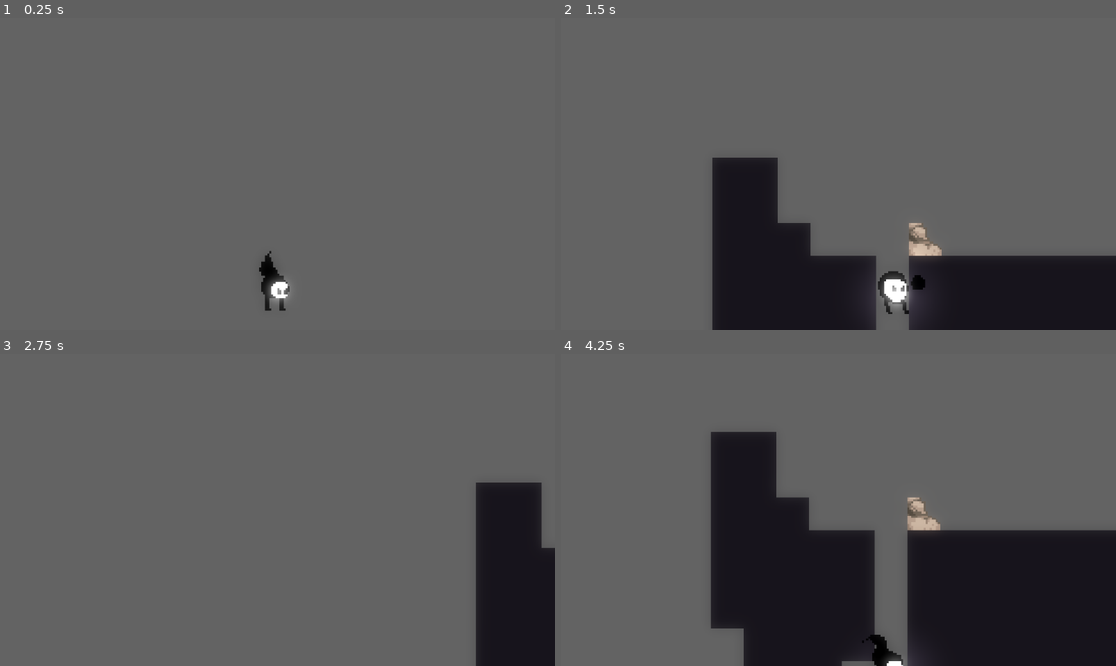
Above: before the commit, frames 1-4 (two rows, left to right).
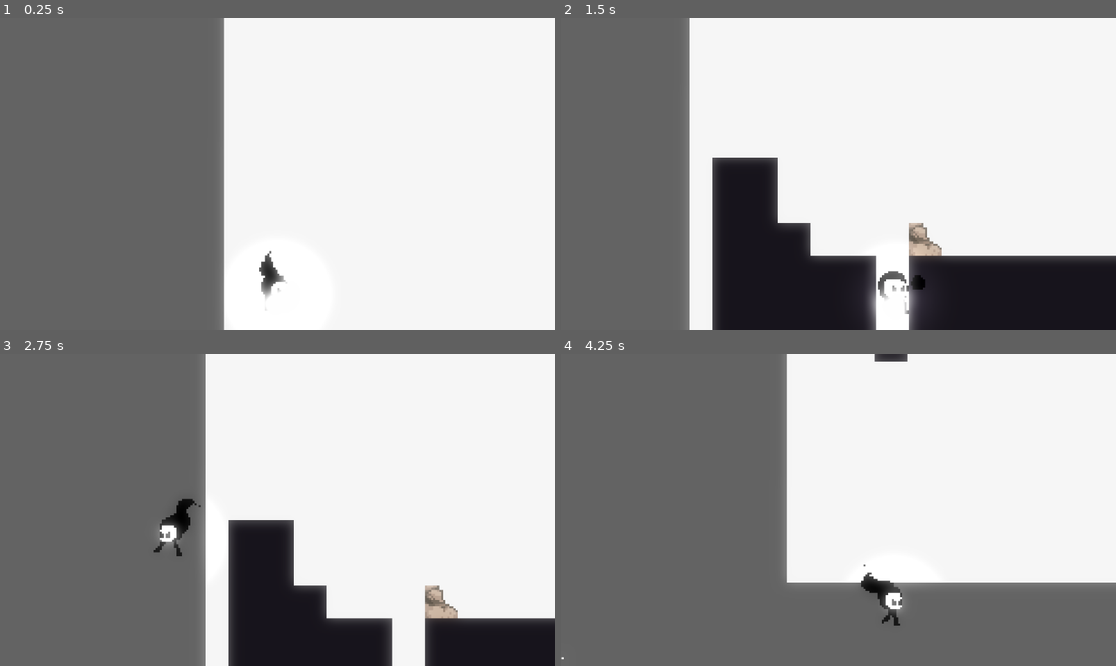
Above: after the commit, the same moments.

Repository: SirDroffilc/Global-Game-Jam-Kamiyon-Studios
Game: Godot game, scene res://scenes/stages/stage_1.tscn
Two runs of this game, one before a commit and one after it. Both use one fixed random seed, a clock stepped at 60 frames per second and the inputs below. This scene is started directly instead of the project's main scene.
Inputs (mouse positions are in pixels of both pictures, inside the frame that each line leads up to):
- Up to frame 1 (0.25 s): no input
- Up to frame 2 (1.5 s): move the mouse to (960, 158) at 0.52 s; press the mouse at (960, 158) at 0.53 s; hold D (move_right) from 0.53 s (still down); tap Space (jump) at 0.77 s; move the mouse to (727, 189) at 1.27 s; release the mouse at (727, 189) at 1.28 s; click (727, 189) at 1.35 s
- Up to frame 3 (2.75 s): tap Space (jump) at 1.52 s; move the mouse to (333, 441) at 2.02 s; release D (move_right) at 2.03 s; press the mouse at (333, 441) at 2.03 s; hold A (move_left) from 2.03 s (still down); tap C (dash) at 2.1 s
- Up to frame 4 (4.25 s): move the mouse to (810, 572) at 2.77 s; release A (move_left) at 2.78 s; release the mouse at (810, 572) at 2.78 s; hold D (move_right) from 2.78 s (still down); click (810, 572) at 2.85 s; tap Space (jump) at 3.02, 3.77 s; move the mouse to (1005, 556) at 3.52 s; press the mouse at (1005, 556) at 3.53 s

The runs differ from the first frame. In frame 1, 60% of the frame differs, in the area x 40-100%, y 0-100%; in frame 2, 57%; in frame 3, 62%; in frame 4, 67%, in the area x 0-100%, y 0-100%.

Commit message:
death animation

Diff:
--- a/project.godot
+++ b/project.godot
@@ -15,7 +15,7 @@
 [application]
 
 config/name="Global Game Jam"
-run/main_scene="uid://cbrqg3p4k3s3n"
+run/main_scene="uid://c3emj4ho0t73a"
 config/features=PackedStringArray("4.6", "Forward Plus")
 boot_splash/show_image=false
 boot_splash/use_filter=false
--- a/scenes/enemies/enemy_1.tscn
+++ b/scenes/enemies/enemy_1.tscn
@@ -263,11 +263,13 @@
 collision_layer = 64
 collision_mask = 28
 script = ExtResource("1_lsxte")
+base_health = 100
+damage = 10
 
 [node name="AnimatedSprite2D" type="AnimatedSprite2D" parent="." unique_id=713817366]
 position = Vector2(0, -16)
 sprite_frames = SubResource("SpriteFrames_hp0oe")
-animation = &"death"
+animation = &"attack"
 autoplay = "idle"
 
 [node name="CollisionShape2D" type="CollisionShape2D" parent="." unique_id=1633565539]
--- /dev/null
+++ b/scenes/players/death_state.gd
@@ -0,0 +1,25 @@
+extends State
+
+func enter() -> void:
+	# 1. Stop all current momentum
+	parent.velocity = Vector2.ZERO
+
+	# 2. Play the death animation
+	# This uses your play_animation logic which handles light/dark suffixes
+	parent.play_animation("death")
+
+	# 3. Disable the hitbox just in case it was active
+	parent.hitbox_shape.disabled = true
+
+	print(">>> PLAYER STATE: Entered Death State")
+
+@warning_ignore("unused_parameter")
+func process_physics(delta: float) -> State:
+	# 4. Meticulous Logic: Keep velocity at zero during the animation
+	# This prevents gravity or external forces from sliding the corpse.
+	parent.velocity = Vector2.ZERO
+	parent.move_and_slide()
+	return null
+
+# Note: We don't transition out of this state via process_physics.
+# The Level/Stage script will handle the move_to_checkpoint call.
--- a/scenes/players/player.tscn
+++ b/scenes/players/player.tscn
@@ -15,6 +15,7 @@
 [ext_resource type="Script" uid="uid://dlraub0o0jqin" path="res://scripts/attack_state.gd" id="9_yl2j2"]
 [ext_resource type="Script" uid="uid://n80882fu15ah" path="res://scripts/shoot_state.gd" id="10_es4m5"]
 [ext_resource type="Script" uid="uid://dmlwh5v5e23dq" path="res://scenes/players/dash_state.gd" id="15_vjh8g"]
+[ext_resource type="Script" uid="uid://0b3acg44ji2a" path="res://scenes/players/death_state.gd" id="16_f1232"]
 
 [sub_resource type="AtlasTexture" id="AtlasTexture_dajw2"]
 atlas = ExtResource("2_vjh8g")
@@ -175,6 +176,30 @@
 [sub_resource type="AtlasTexture" id="AtlasTexture_v5uka"]
 atlas = ExtResource("6_vjh8g")
 region = Rect2(0, 32, 32, 32)
+
+[sub_resource type="AtlasTexture" id="AtlasTexture_vjh8g"]
+atlas = ExtResource("2_vjh8g")
+region = Rect2(0, 0, 32, 32)
+
+[sub_resource type="AtlasTexture" id="AtlasTexture_fqtr3"]
+atlas = ExtResource("2_vjh8g")
+region = Rect2(32, 0, 32, 32)
+
+[sub_resource type="AtlasTexture" id="AtlasTexture_hjlhr"]
+atlas = ExtResource("2_vjh8g")
+region = Rect2(64, 0, 32, 32)
+
+[sub_resource type="AtlasTexture" id="AtlasTexture_7tpj5"]
+atlas = ExtResource("2_vjh8g")
+region = Rect2(96, 0, 32, 32)
+
+[sub_resource type="AtlasTexture" id="AtlasTexture_uf77t"]
+atlas = ExtResource("2_vjh8g")
+region = Rect2(128, 0, 32, 32)
+
+[sub_resource type="AtlasTexture" id="AtlasTexture_dgvqg"]
+atlas = ExtResource("2_vjh8g")
+region = Rect2(160, 0, 32, 32)
 
 [sub_resource type="AtlasTexture" id="AtlasTexture_pf4la"]
 atlas = ExtResource("3_mh0hk")
@@ -578,6 +603,29 @@
 "loop": true,
 "name": &"dash_light",
 "speed": 5.0
+}, {
+"frames": [{
+"duration": 1.0,
+"texture": SubResource("AtlasTexture_vjh8g")
+}, {
+"duration": 1.0,
+"texture": SubResource("AtlasTexture_fqtr3")
+}, {
+"duration": 1.0,
+"texture": SubResource("AtlasTexture_hjlhr")
+}, {
+"duration": 1.0,
+"texture": SubResource("AtlasTexture_7tpj5")
+}, {
+"duration": 1.0,
+"texture": SubResource("AtlasTexture_uf77t")
+}, {
+"duration": 1.0,
+"texture": SubResource("AtlasTexture_dgvqg")
+}],
+"loop": false,
+"name": &"death",
+"speed": 10.0
 }, {
 "frames": [{
 "duration": 1.0,
@@ -1151,6 +1199,9 @@
 run_state = NodePath("../RunState")
 animation_name = "shoot"
 
+[node name="DeathState" type="Node" parent="StateMachine" unique_id=482105472]
+script = ExtResource("16_f1232")
+
 [node name="PointLight2D" type="PointLight2D" parent="." unique_id=2100532177]
 position = Vector2(0, -8)
 energy = 2.13
--- a/scenes/stages/stage_1.gd
+++ b/scenes/stages/stage_1.gd
@@ -27,12 +27,18 @@
 	call_deferred("_move_player_to_checkpoint")
 
 func _move_player_to_checkpoint() -> void:
-	PlayerManager.reset_health() # Reset stats
+	# 1. Trigger the death state first to play the animation
+	player._on_death()
+
+	# 2. Wait for the animation within the AnimatedSprite
+	await player.animated_sprite.animation_finished
+
+	# 3. Perform the reset and teleport
+	PlayerManager.reset_health()
 	player.global_position = latest_checkpoint_pos
-
-	# Optional: Reset player velocity so they don't spawn with 'death momentum'
 	player.velocity = Vector2.ZERO
 
-	# Optional: If your player has a 'respawn' or 'idle' state, force it here
-	if player.state_machine:
-		player.state_machine.init(player) # Re-init logic to reset states
+	# 4. CRITICAL: Re-init the state machine to return to IdleState
+	player.state_machine.init(player)
+
+	print(">>> LEVEL: Respawn sequence complete.")
--- a/scenes/stages/stage_1.tscn
+++ b/scenes/stages/stage_1.tscn
@@ -334,7 +334,6 @@
 compositor = SubResource("Compositor_1tge3")
 
 [node name="ColorRect" type="ColorRect" parent="." unique_id=438496847]
-visible = false
 offset_left = -715.0
 offset_top = -286.0
 offset_right = 539.0
--- a/scripts/players/player.gd
+++ b/scripts/players/player.gd
@@ -60,6 +60,9 @@
 
 # Meticulous Flipping Logic
 func handle_flipping() -> void:
+	if state_machine.current_state == $StateMachine/DeathState:
+		return
+
 	var move_dir = Input.get_axis("move_left", "move_right")
 
 	# Only flip if moving and not currently locked by an attack
@@ -153,8 +156,9 @@
 		area.get_parent().take_damage(PlayerManager.get_damage(), global_position)
 
 func _on_death() -> void:
-	if has_node("StateMachine/death"):
-		state_machine.change_state($StateMachine/death)
+	# Change to the death state immediately when health hits zero
+	if state_machine.current_state != $StateMachine/DeathState:
+		state_machine.change_state($StateMachine/DeathState)
 
 func get_speed() -> float:
 	return PlayerManager.get_speed()
Not shown, added: scenes/players/death_state.gd.uid
